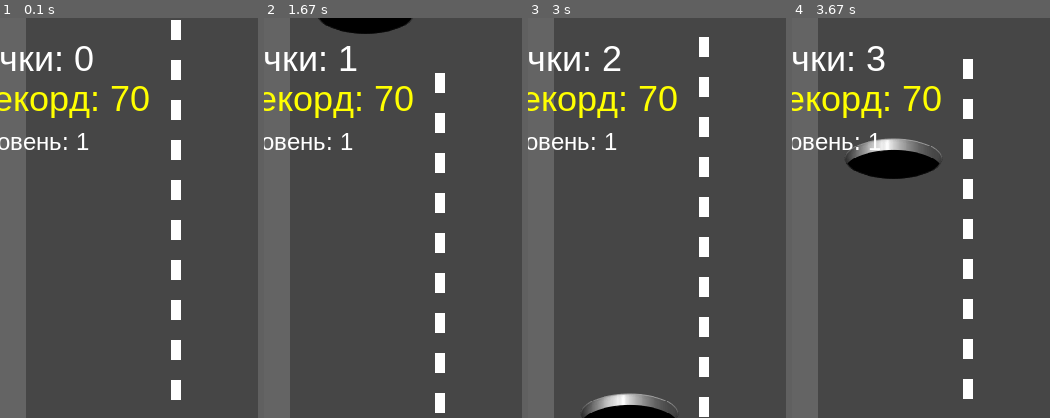
Above: before the commit, frames 1-4 (left to right).
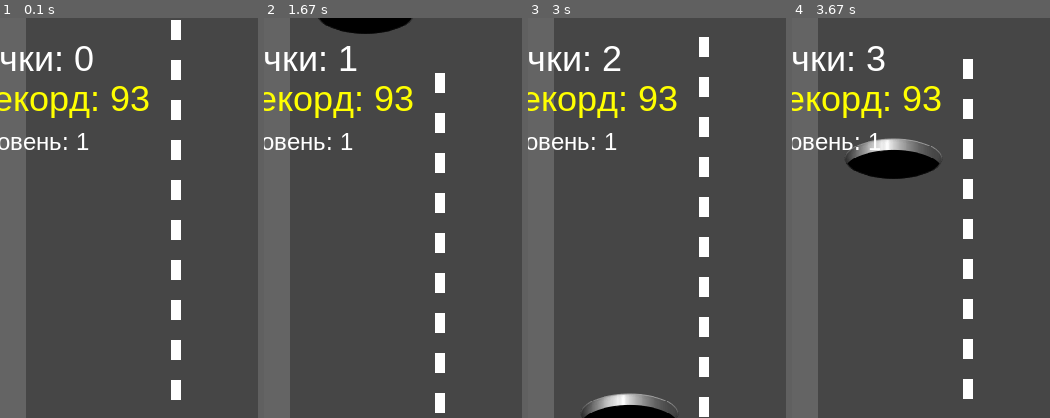
Above: after the commit, the same moments.

Repository: GrAlexey84/zerocoder-first
Game: pygame game, started from dzGame.py
Two runs of this game, one before a commit and one after it. Both use one fixed random seed, a clock stepped at 60 frames per second and the inputs below.
Inputs:
- Up to frame 1 (0.1 s): no input
- Up to frame 2 (1.67 s): hold Right 0.33-0.8 s; hold Right 0.83-1.3 s; hold Left from 1.33 s (still down)
- Up to frame 3 (3 s): release Left at 1.87 s; hold Left 1.9-2.3 s; hold Right 2.33-2.97 s
- Up to frame 4 (3.67 s): hold Left 3-3.47 s; hold Right from 3.5 s (still down)
The pictures show only the part of the screen within x 7-57%, y 0-50%; the shares and areas given below are measured in that part.

The runs differ from the first frame. In frame 1, 0.4% of the frame differs, in the area x 43-58%, y 17-24%; in frame 2, 0.4%; in frame 3, 0.4%; in frame 4, 0.4%.

Commit message:
add game_battle
Добавлена консольная игра

Diff:
--- a/highscore.json
+++ b/highscore.json
@@ -1 +1 @@
-{"high_score": 70}
+{"high_score": 93}
--- a/main.py
+++ b/main.py
@@ -1,39 +1,64 @@
-class Bird():
-    def __init__(self, name, voice, color):
+import  random
+import time
+
+class Hero:
+    def __init__(self, name, health = 100, attack_power = 20):
         self.name = name
-        self.voice = voice
-        self.color = color
+        self.health = health
+        self.attack_power = attack_power
 
-    def fly (self):
-        print(f"{self.name} летает")
+    def attack(self, other):
+        damage = random.randint(self.attack_power - 5, self.attack_power + 5)
+        other.health -= damage
+        print(f"\n {self.name} нанёс игроку {other.name} {damage} урона")
 
-    def eat (self):
-        print(f"{self.name} кушает")
+    def is_alive(self):
+        return self.health > 0
 
-    def sing (self):
-        print(f"{self.name} поёт - чирик")
+    def __str__(self):
+        return f"{self.name}"
 
-    def info(self):
-        print(f"{self.name} - имя")
-        print(f"{self.voice} - голос")
-        print(f"{self.color} - окрас")
+class Game:
+    def __init__(self, user_name, computer = "Компьютер"):
+        self.player = Hero(user_name)
+        self.computer = Hero(computer)
 
-class Pigeon(Bird):
-    def __init__(self, name, voice, color, favorit_food):
-        super().__init__(name, voice, color)
-        self.favorit_food = favorit_food
+    def start(self):
+        print("Бой начинается")
+        print(f"{self.player} против {self.computer}")
+        print("=" * 40)
 
-    def walk(self):
-        print(f"{self.name} гуляет")
+        time.sleep(1)
+        round_num = 1
 
-    def sing (self):
-        print(f"{self.name} поёт - курлык")
+        while self.player.is_alive() and self.computer.is_alive():
+            print("-" * 40)
+            print(f"Раунд {round_num}")
 
-bird_1 = Pigeon("Гоша", "курлык", "серый", "хлебные крошки")
-bird_2 = Bird("Маша", "чирик", "коричневый")
+            # Ход игрока
+            self.player.attack(self.computer)
+            print(f"У {self.computer} сталось {self.computer.health} здоровья")
 
-bird_1.fly()
-bird_1.sing()
-bird_1.info()
+            if not self.computer.is_alive():
+                break
 
-bird_1.walk()
+            # Ход компьютера
+            self.computer.attack(self.player)
+            print(f"У {self.player} осталось {self.player.health} здоровья")
+
+            round_num += 1
+            time.sleep(1)
+
+        if self.player.is_alive():
+            print(f"{self.player} побеждает!")
+
+        else:
+            print(f"{self.computer} побеждает!")
+
+        print("Бой закончен")
+
+
+# Запуск игры
+user_name = input("Введите имя игрока: ")
+game = Game(user_name)
+game.start()
